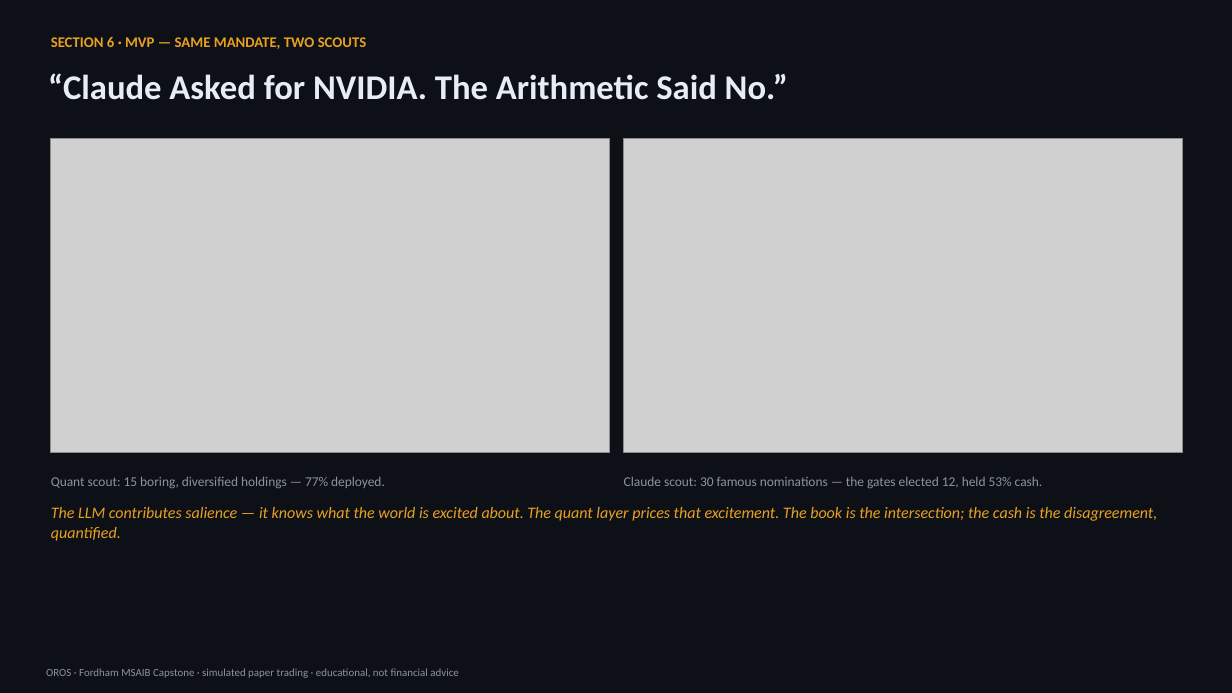
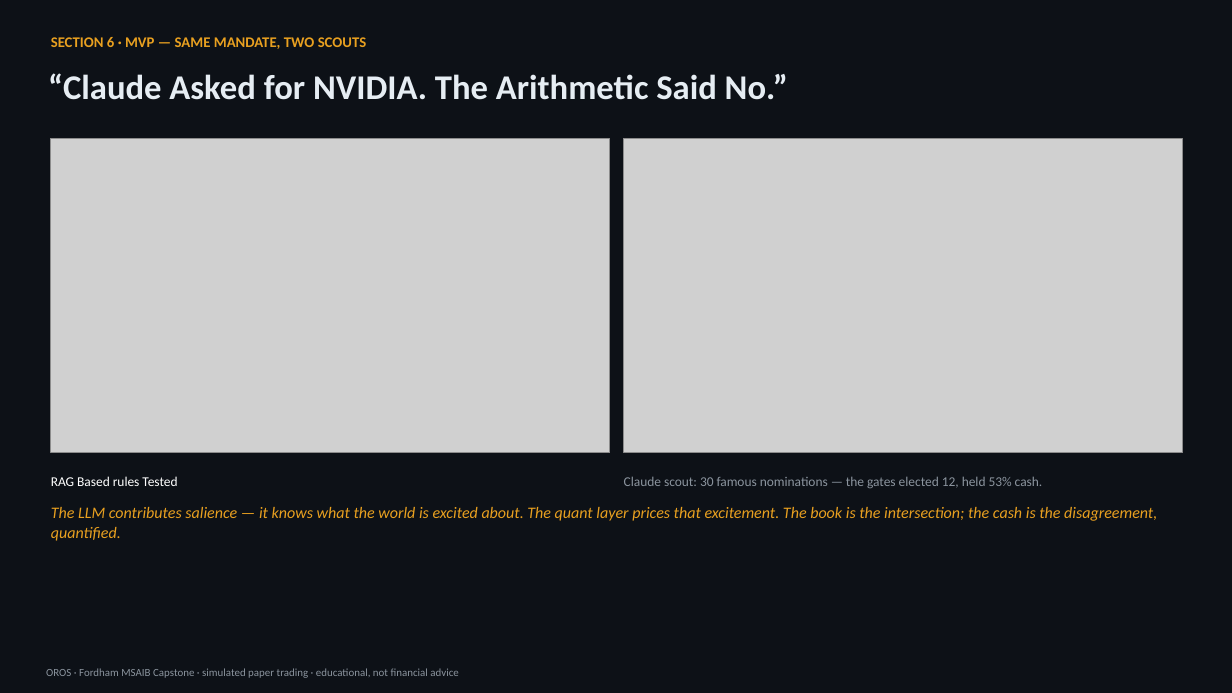
Before and after one commit to jpromer3006/ai-agent-stock-analyzer, a slide deck: slide 9 of docs/OROS_Capstone_Presentation_v3_FINAL.pptx. Drawn at 1232x693 pixels with LibreOffice and Linux fonts; fonts in the diff are those of the drawing; grey boxes stand for pictures. Boxes give left, top, right and bottom in pixels: in the first picture for what was removed or moved away, otherwise in the second. Text is boxed around its words. In the diff, an @@ line names an element or a change of style, - is before the commit and + after.

```diff
--- a/docs/OROS_Capstone_Presentation_v3_FINAL.pptx
+++ b/docs/OROS_Capstone_Presentation_v3_FINAL.pptx
@@ text at [51, 476, 177, 486]: text changed; text colour #8B949E to #FFFFFF @@
-Quant scout: 15 boring, diversified holdings — 77% deployed.
+RAG Based rules Tested
```
Also in this commit, not shown: 7 other slides changed, 48 other files.
